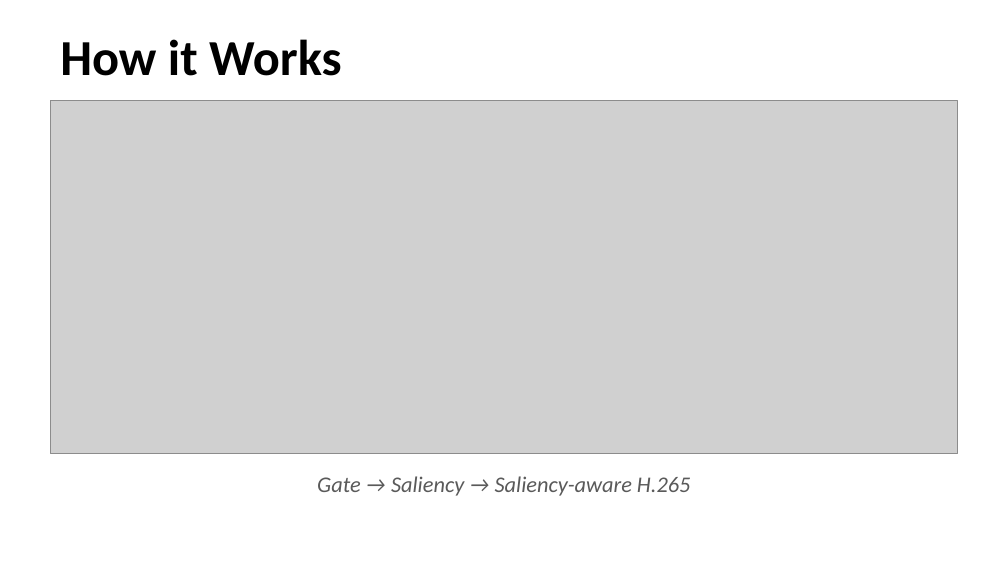
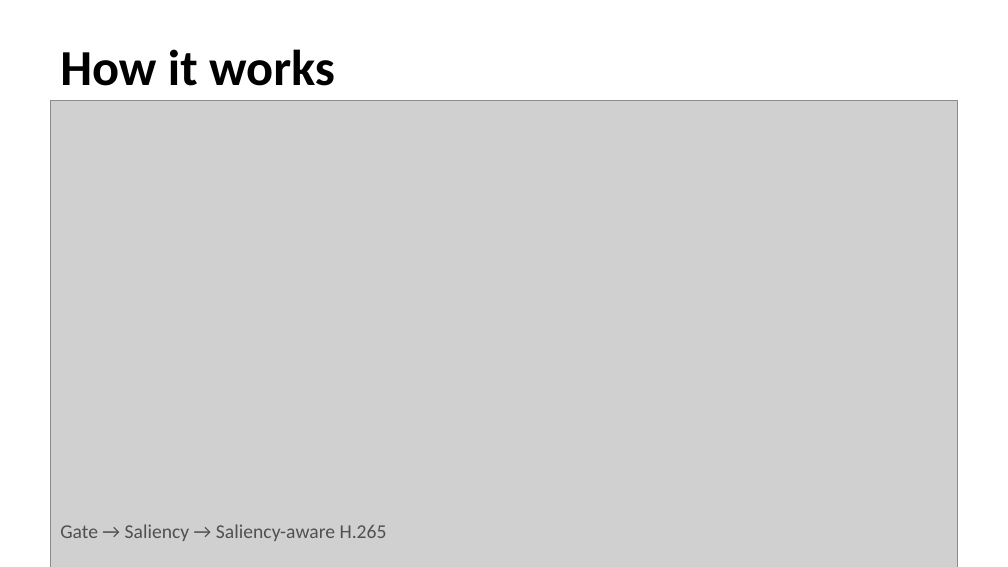
Before and after one commit to SaiAmartya/steam-icac-2026, a slide deck: slide 4 of showcase.pptx. Drawn at 1008x567 pixels with LibreOffice and Linux fonts; fonts in the diff are those of the drawing; grey boxes stand for pictures. Boxes give left, top, right and bottom in pixels: in the first picture for what was removed or moved away, otherwise in the second. Text is boxed around its words. In the diff, an @@ line names an element or a change of style, - is before the commit and + after.

Commit message:
Wave 3: real-CCTV rewrite of analysis, deck, poster, README
- analysis.docx: leads with iso-bitrate sal-PSNR parity finding
  (+0.44 dB at ~45 KB), real neural-codec measurements in §5,
  sigmoid-mask methodology in §4, RD curve + qualitative figures
- showcase.pptx: 12 slides, all real-CCTV figures embedded
- poster.pdf/png: A3 booth poster with corrected sustainability math
- README.md: Status section with real-CCTV headline numbers
- docs/results_summary.md: single source of truth for every number
- src/pipeline.py: sigmoid mask is now the default operating mode
- src/compress.py: mask_mode parameter (alpha/sigmoid/binary)
- scripts/make_figures.py: regenerated for real-data plots
- scripts/build_analysis.js, make_poster.py: rewritten for new numbers
- scripts/ablation_mask_modes.py, ablation_sigmoid_sweep.py: methodology + RD ablations

```diff
--- a/showcase.pptx
+++ b/showcase.pptx
@@ text "How it works" at <box>60,49,335,86</box>: vertical alignment middle to top @@
@@ text at <box>60,49,335,86</box>: text changed @@
-How it Works
+How it works
@@ picture: place and size @@
-picture at <box>50,101,958,454</box>
+picture at <box>50,101,958,567</box>
@@ text "Gate → Saliency → Saliency-aware ...": place and size @@
-text "Gate → Saliency → Saliency-aware ..." at <box>317,476,691,496</box>
+text "Gate → Saliency → Saliency-aware ..." at <box>60,524,387,541</box>
@@ text "Gate → Saliency → Saliency-aware ..." at <box>60,524,387,541</box>: size 16 to 14 pt, text colour #5A5A5A to #505050, italic off; alignment centre to left; vertical alignment middle to top @@
```
Also in this commit, not shown: 7 other slides changed, 4 slides added, 4 slides removed, 17 other files.
